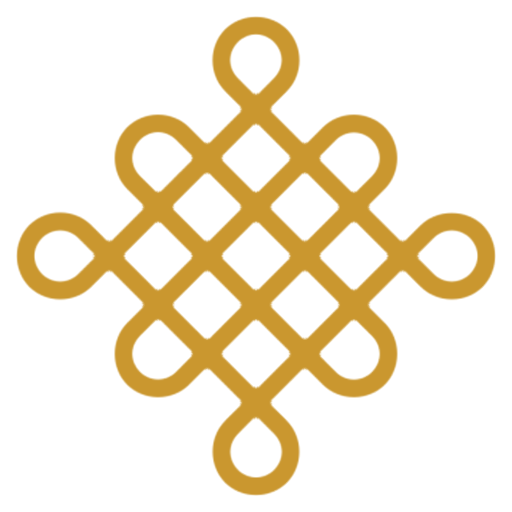
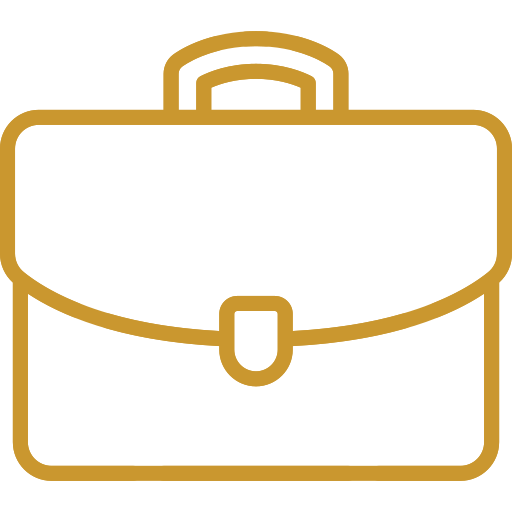
Two versions of the same layered image (512 × 512). Layer-by-layer changes:
removed layer "ancient copy" over <box>16,16,496,496</box>
added group "Group 1" with 2 layers over <box>0,31,512,481</box>
added layer "suitcase copy" in group "Group 1" over <box>0,31,512,481</box>
added layer "suitcase" in group "Group 1" over <box>0,31,512,481</box>
